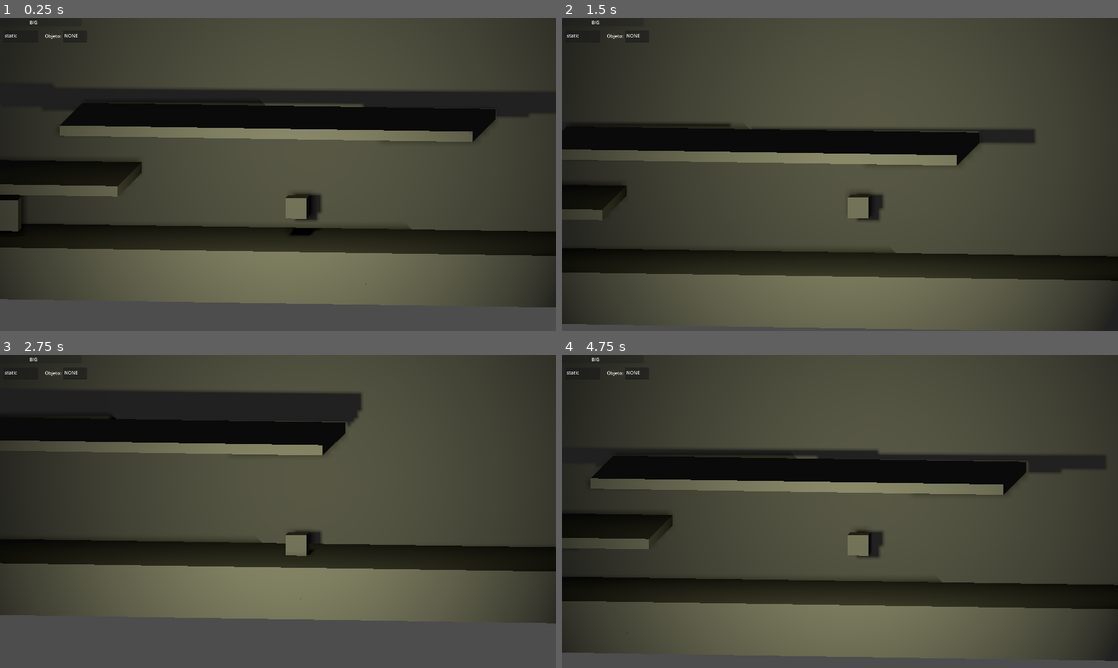
Above: before the commit, frames 1-4 (two rows, left to right).
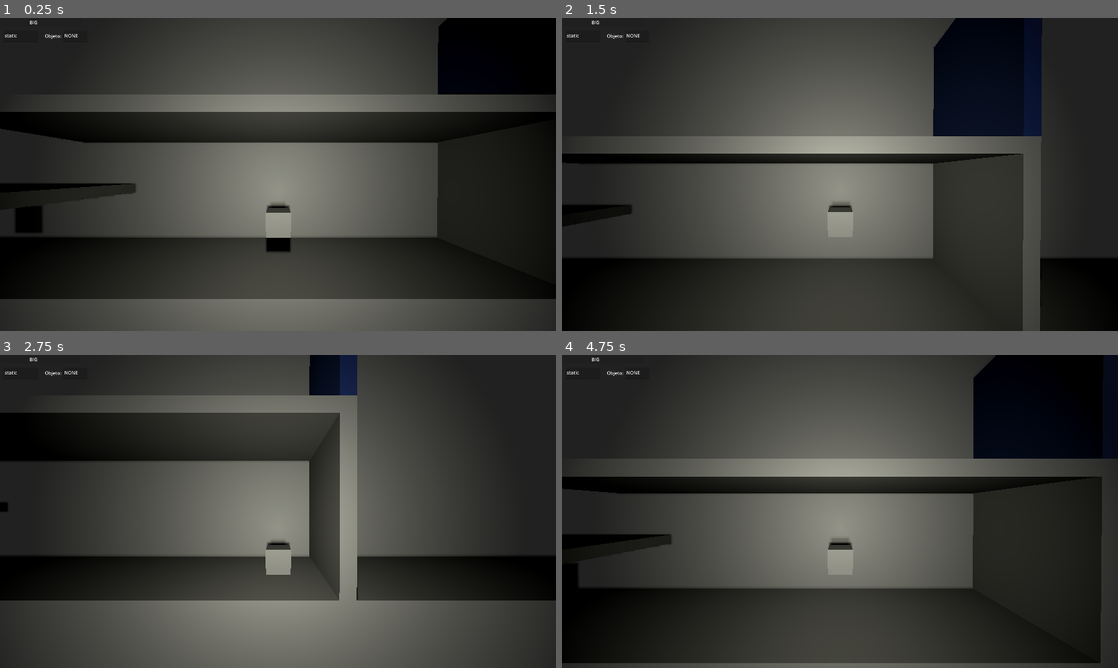
Above: after the commit, the same moments.

Repository: Isaac-Salas/GameOff2023
Game: Godot game, scene res://Levels/Level_0_tutorial.tscn
The game is run twice, just before and just after one commit, with the same random seed, the same clock (stepped at 60 frames per second) and the same inputs. This scene is started directly instead of the project's main scene.
Inputs:
- Up to frame 1 (0.25 s): no input
- Up to frame 2 (1.5 s): tap Enter (ui_accept) at 0.5, 0.77 s; hold Right (ui_right) 0.53-1.28 s; hold X 0.53-1.28 s; hold Down (ui_down) from 1.28 s (still down); tap Z at 1.35 s
- Up to frame 3 (2.75 s): tap Enter (ui_accept) at 1.52 s; release Down (ui_down) at 2.03 s; hold Right (ui_right) from 2.03 s (still down); hold C from 2.03 s (still down)
- Up to frame 4 (4.75 s): release Right (ui_right) at 2.78 s; release C at 2.78 s; hold Up (ui_up) 2.78-3.53 s; tap X at 2.85 s; tap Enter (ui_accept) at 3.02, 3.77, 4.52 s; hold Z 3.53-4.28 s; hold Left (ui_left) from 3.53 s (still down); tap C at 4.35 s

The runs differ from the first frame. In frame 1, 59% of the frame differs, in the area x 0-100%, y 0-100%; in frame 2, 56%; in frame 3, 51%; in frame 4, 59%.

Commit message:
Some changes

Diff:
--- a/Levels/Level_0_tutorial.tscn
+++ b/Levels/Level_0_tutorial.tscn
@@ -1,10 +1,13 @@
-[gd_scene load_steps=7 format=3 uid="uid://gfqikhbbes3c"]
+[gd_scene load_steps=10 format=3 uid="uid://bllgeqfqfn5us"]
 
 [ext_resource type="PackedScene" uid="uid://dmiqo1mi1uic0" path="res://NPCs/SimpleCube.tscn" id="1_e423e"]
 [ext_resource type="PackedScene" uid="uid://dfesb1kbd4d35" path="res://Player/PlayerTest.tscn" id="2_j3s68"]
 [ext_resource type="Script" path="res://ScriptsAux/CameraTest.gd" id="3_vkrly"]
 [ext_resource type="PackedScene" uid="uid://b8uiphfwfgnq2" path="res://UI/ui.tscn" id="4_hnf06"]
 [ext_resource type="PackedScene" uid="uid://ccd0mnyoukcva" path="res://GridMaps/Floor.tscn" id="5_kexi1"]
+[ext_resource type="PackedScene" uid="uid://i3q7kyt2yprg" path="res://level_design_objects/Door.tscn" id="6_n8a4u"]
+[ext_resource type="PackedScene" uid="uid://8s4icav3lfbd" path="res://level_design_objects/Button.tscn" id="7_q3wgi"]
+[ext_resource type="PackedScene" uid="uid://cx46mlukul3fs" path="res://Pickups/PickObject.tscn" id="8_7dfna"]
 
 [sub_resource type="GDScript" id="GDScript_j1kna"]
 script/source = "extends Node3D
@@ -47,53 +50,57 @@
 transform = Transform3D(1, 0, 0, 0, 1, 0, 0, 0, 1, -2.98, 6.127, 0)
 axis_lock_linear_z = true
 
-[node name="Camera3D2" type="Camera3D" parent="Player"]
-transform = Transform3D(0.992546, -0.0148521, 0.120961, 3.46187e-16, 0.992546, 0.121869, -0.121869, -0.120961, 0.985148, 0, 5, 15)
-projection = 1
+[node name="Camera3D3" type="Camera3D" parent="Player"]
+transform = Transform3D(1, 0, 0, 0, 0.999982, 0.00607368, 0, -0.00607368, 0.999982, 0, 4.16689, 15.2937)
+doppler_tracking = 2
 current = true
-fov = 157.0
+fov = 82.1
 size = 30.0
 near = 0.001
 script = ExtResource("3_vkrly")
 
-[node name="DirectionalLight3D" type="DirectionalLight3D" parent="Player/Camera3D2"]
+[node name="DirectionalLight3D" type="DirectionalLight3D" parent="Player/Camera3D3"]
+transform = Transform3D(1, 0, 0, 0, 0.999982, -0.00607368, 0, 0.00607368, 0.999982, 0, 0, 0)
 light_energy = 0.05
 shadow_enabled = true
 shadow_transmittance_bias = -0.07
 shadow_blur = 0.5
 sky_mode = 1
 
-[node name="SpotLight3D" type="SpotLight3D" parent="Player/Camera3D2"]
-transform = Transform3D(0.996195, -0.00759612, -0.0868241, -1.61953e-09, 0.996195, -0.0871557, 0.0871557, 0.0868241, 0.992404, -2.437, -2.419, 25)
-light_color = Color(1, 1, 0.709804, 1)
+[node name="SpotLight3D" type="SpotLight3D" parent="Player/Camera3D3"]
+transform = Transform3D(1, 0, 0, 0, 0.996052, 0.0887726, 0, -0.0887726, 0.996052, 0, 0, 0)
+light_color = Color(0.996078, 1, 0.905882, 1)
 light_energy = 16.0
 light_indirect_energy = 3.83
 light_volumetric_fog_energy = 16.0
+light_specular = 0.0
 shadow_enabled = true
 shadow_reverse_cull_face = true
-spot_range = 62.0
+spot_range = 40.103
+spot_angle = 59.95
+spot_angle_attenuation = 2.82843
 
 [node name="CanvasLayer" parent="." instance=ExtResource("4_hnf06")]
 
 [node name="Terrain" type="Node3D" parent="."]
 
 [node name="Floor" parent="Terrain" instance=ExtResource("5_kexi1")]
-transform = Transform3D(204, 0, 0, 0, 3, 0, 0, 0, 20, 2.08165e-12, -1, 2.08165e-12)
 
 [node name="Wall_Left" parent="Terrain" instance=ExtResource("5_kexi1")]
-transform = Transform3D(4, 0, 0, 0, 50, 0, 0, 0, 20, -100, 25, 2.08165e-12)
+transform = Transform3D(4, 0, 0, 0, 50, 0, 0, 0, 10, -100, 25, 2.08165e-12)
 
 [node name="Ceil" parent="Terrain" instance=ExtResource("5_kexi1")]
-transform = Transform3D(204, 0, 0, 0, 4, 0, 0, 0, 20, 2.08165e-12, 50, 2.08165e-12)
+transform = Transform3D(204, 0, 0, 0, 4, 0, 0, 0, 10, 2.08165e-12, 50, 2.08165e-12)
 
 [node name="Wall_Right" parent="Terrain" instance=ExtResource("5_kexi1")]
-transform = Transform3D(4, 0, 0, 0, 50, 0, 0, 0, 20, 100, 25, 2.08165e-12)
+transform = Transform3D(4, 0, 0, 0, 50, 0, 0, 0, 10, 100, 25, 2.08165e-12)
 
 [node name="Background" parent="Terrain" instance=ExtResource("5_kexi1")]
-transform = Transform3D(200, 0, 0, 0, 50, 0, 0, 0, 2, 2.08165e-12, 25, -10)
+transform = Transform3D(200, 0, 0, 0, 50, 0, 0, 0, 2, 0, 25, -6)
 
 [node name="Foreground" parent="Terrain" instance=ExtResource("5_kexi1")]
-transform = Transform3D(200, 0, 0, 0, 46, 0, 0, 0, 2, 2.08165e-12, 25, 10)
+transform = Transform3D(200, 0, 0, 0, 50, 0, 0, 0, 2, 0, 25, 6)
+visible = false
 
 [node name="MeshInstance3D" parent="Terrain/Foreground/StaticBody3D" index="1"]
 visible = false
@@ -101,25 +108,38 @@
 [node name="platforms" type="Node3D" parent="Terrain"]
 transform = Transform3D(1, 0, 0, 0, 1, 0, 0, 0, 1, 0, -2, 0)
 
-[node name="Platform" parent="Terrain/platforms" instance=ExtResource("5_kexi1")]
-transform = Transform3D(40, 0, 0, 0, 1, 0, 0, 0, 20, -78.248, 15.2786, -1)
+[node name="Platform4" parent="Terrain/platforms" instance=ExtResource("5_kexi1")]
+transform = Transform3D(40, 0, 0, 0, 1, 0, 0, 0, 10, -39.1569, 9.61485, 2.08165e-12)
 
-[node name="Platform2" parent="Terrain/platforms" instance=ExtResource("5_kexi1")]
-transform = Transform3D(40, 0, 0, 0, 1, 0, 0, 0, 20, -39.1569, 9.61485, 2.08165e-12)
+[node name="Platform5" parent="Terrain/platforms" instance=ExtResource("5_kexi1")]
+transform = Transform3D(40, 0, 0, 0, 1, 0, 0, 0, 10, -4.953, 15.279, 0)
 
-[node name="Platform3" parent="Terrain/platforms" instance=ExtResource("5_kexi1")]
-transform = Transform3D(40, 0, 0, 0, 1, 0, 0, 0, 20, -4.9156, 15.2786, -1)
-
-[node name="Floor2" parent="Terrain" instance=ExtResource("5_kexi1")]
-transform = Transform3D(204, 0, 0, 0, 2, 0, 0, 0, 20, 2.08165e-12, -2, 2.08165e-12)
-
-[node name="Floor3" parent="Terrain" instance=ExtResource("5_kexi1")]
-transform = Transform3D(35, 0, 0, 0, 2, 0, 0, 0, 20, -81, 1, 2.08165e-12)
-
-[node name="Floor4" parent="Terrain" instance=ExtResource("5_kexi1")]
-transform = Transform3D(204, 0, 0, 0, 2, 0, 0, 0, 20, 2.08165e-12, -2, 2.08165e-12)
+[node name="Platform6" parent="Terrain/platforms" instance=ExtResource("5_kexi1")]
+transform = Transform3D(-0.00329494, 1, 0, -11.8, -0.000279232, 0, 0, 0, 10, 15.545, 9.88, 0)
 
 [node name="Floor5" parent="Terrain" instance=ExtResource("5_kexi1")]
-transform = Transform3D(155, 0, 0, 0, 2, 0, 0, 0, 20, 20, 1, 2.08165e-12)
+transform = Transform3D(40, 0, 0, 0, 1, 0, 0, 0, 10, -78.248, 15.279, 0)
+
+[node name="Floor6" parent="Terrain" instance=ExtResource("5_kexi1")]
+transform = Transform3D(204, 0, 0, 0, 2, 0, 0, 0, 10, 0, -1, 0)
+
+[node name="Floor7" parent="Terrain" instance=ExtResource("5_kexi1")]
+transform = Transform3D(35, 0, 0, 0, 2, 0, 0, 0, 10, -81, 1, 2.08165e-12)
+
+[node name="Floor8" parent="Terrain" instance=ExtResource("5_kexi1")]
+transform = Transform3D(204, 0, 0, 0, 2, 0, 0, 0, 10, 2.08165e-12, -2, 2.08165e-12)
+
+[node name="Floor9" parent="Terrain" instance=ExtResource("5_kexi1")]
+transform = Transform3D(155, 0, 0, 0, 2, 0.00226893, 0, -0.000453786, 10, 20, 1, 2.08165e-12)
+
+[node name="Door" parent="." instance=ExtResource("6_n8a4u")]
+transform = Transform3D(-4.37114e-08, 0, 1, 0, 1, 0, -1, 0, -4.37114e-08, 15.545, 13.778, 5)
+
+[node name="Button" parent="." instance=ExtResource("7_q3wgi")]
+transform = Transform3D(5, 0, 0, 0, 5, 0, 0, 0, 5, -85.7361, 15.9423, 0)
+
+[node name="Pickable" parent="." instance=ExtResource("8_7dfna")]
+transform = Transform3D(3, 0, 0, 0, 3, 0, 0, 0, 3, -33.008, 17.851, 0)
 
 [editable path="Terrain/Foreground"]
+[editable path="Button"]
--- /dev/null
+++ b/level_design_objects/Button.gd
@@ -0,0 +1,12 @@
+extends StaticBody3D
+@onready var anim = $AnimationPlayer
+func _ready():
+	anim.play("Pressed Up")
+
+func _on_button_hitbox_body_entered(body):
+	if body.name != "ButCol":
+		anim.play("Pressed Down")
+
+func _on_button_hitbox_body_exited(body):
+	if body.name != "ButCol":
+		anim.play("Pressed Up")
--- /dev/null
+++ b/level_design_objects/Button.tscn
@@ -0,0 +1,147 @@
+[gd_scene load_steps=13 format=3 uid="uid://8s4icav3lfbd"]
+
+[ext_resource type="Script" path="res://level_design_objects/Button.gd" id="1_yqta4"]
+
+[sub_resource type="StandardMaterial3D" id="StandardMaterial3D_slk0i"]
+albedo_color = Color(0.176471, 0.239216, 0.45098, 1)
+
+[sub_resource type="BoxMesh" id="BoxMesh_1l4hn"]
+material = SubResource("StandardMaterial3D_slk0i")
+size = Vector3(1, 0.1, 1)
+
+[sub_resource type="StandardMaterial3D" id="StandardMaterial3D_7udn0"]
+albedo_color = Color(0.784314, 0.0784313, 0.0784313, 1)
+emission = Color(0.627451, 0, 0, 1)
+
+[sub_resource type="CylinderMesh" id="CylinderMesh_j5eeq"]
+material = SubResource("StandardMaterial3D_7udn0")
+height = 0.0
+radial_segments = 8
+
+[sub_resource type="CylinderShape3D" id="CylinderShape3D_js7wv"]
+height = 0.2
+
+[sub_resource type="Animation" id="Animation_86w71"]
+resource_name = "Pressed Down"
+length = 0.3
+tracks/0/type = "value"
+tracks/0/imported = false
+tracks/0/enabled = true
+tracks/0/path = NodePath("Button:position")
+tracks/0/interp = 1
+tracks/0/loop_wrap = true
+tracks/0/keys = {
+"times": PackedFloat32Array(0, 0.2),
+"transitions": PackedFloat32Array(1, 1),
+"update": 0,
+"values": [Vector3(0, 0.136475, 0), Vector3(0, 0.010619, 0)]
+}
+tracks/1/type = "bezier"
+tracks/1/imported = false
+tracks/1/enabled = true
+tracks/1/path = NodePath("Button:mesh:height")
+tracks/1/interp = 1
+tracks/1/loop_wrap = true
+tracks/1/keys = {
+"handle_modes": PackedInt32Array(0, 0),
+"points": PackedFloat32Array(0.2, -0.25, 0, 0.25, 0, 0.1, -0.25, 0, 0.25, 0),
+"times": PackedFloat32Array(0, 0.3)
+}
+
+[sub_resource type="Animation" id="Animation_xpm3c"]
+resource_name = "Pressed Up"
+length = 0.3
+tracks/0/type = "value"
+tracks/0/imported = false
+tracks/0/enabled = true
+tracks/0/path = NodePath("Button:position")
+tracks/0/interp = 1
+tracks/0/loop_wrap = true
+tracks/0/keys = {
+"times": PackedFloat32Array(0, 0.2),
+"transitions": PackedFloat32Array(1, 1),
+"update": 0,
+"values": [Vector3(0, 0.010619, 0), Vector3(0, 0.136475, 0)]
+}
+tracks/1/type = "bezier"
+tracks/1/imported = false
+tracks/1/enabled = true
+tracks/1/path = NodePath("Button:mesh:height")
+tracks/1/interp = 1
+tracks/1/loop_wrap = true
+tracks/1/keys = {
+"handle_modes": PackedInt32Array(0, 0),
+"points": PackedFloat32Array(0.1, -0.25, 0, 0.25, 0, 0.2, -0.25, 0, 0.25, 0),
+"times": PackedFloat32Array(0, 0.3)
+}
+
+[sub_resource type="Animation" id="Animation_ge7ve"]
+length = 0.001
+tracks/0/type = "bezier"
+tracks/0/imported = false
+tracks/0/enabled = true
+tracks/0/path = NodePath("Button:mesh:height")
+tracks/0/interp = 1
+tracks/0/loop_wrap = true
+tracks/0/keys = {
+"handle_modes": PackedInt32Array(0),
+"points": PackedFloat32Array(0, -0.25, 0, 0.25, 0),
+"times": PackedFloat32Array(0)
+}
+tracks/1/type = "value"
+tracks/1/imported = false
+tracks/1/enabled = true
+tracks/1/path = NodePath("Button:position")
+tracks/1/interp = 1
+tracks/1/loop_wrap = true
+tracks/1/keys = {
+"times": PackedFloat32Array(0),
+"transitions": PackedFloat32Array(1),
+"update": 0,
+"values": [Vector3(0, 0.010619, 0)]
+}
+
+[sub_resource type="AnimationLibrary" id="AnimationLibrary_vkulr"]
+_data = {
+"Pressed Down": SubResource("Animation_86w71"),
+"Pressed Up": SubResource("Animation_xpm3c"),
+"RESET": SubResource("Animation_ge7ve")
+}
+
+[sub_resource type="BoxShape3D" id="BoxShape3D_wdtmy"]
+size = Vector3(1, 0.1, 1)
+
+[sub_resource type="CylinderShape3D" id="CylinderShape3D_cq7wl"]
+height = 0.2
+
+[node name="Button" type="StaticBody3D"]
+script = ExtResource("1_yqta4")
+
+[node name="Base" type="MeshInstance3D" parent="."]
+mesh = SubResource("BoxMesh_1l4hn")
+
+[node name="Button" type="MeshInstance3D" parent="."]
+transform = Transform3D(1, 0, 0, 0, 1, 0, 0, 0, 1, 0, 0.010619, 0)
+mesh = SubResource("CylinderMesh_j5eeq")
+
+[node name="ButCol" type="StaticBody3D" parent="Button"]
+
+[node name="CollisionShape3D" type="CollisionShape3D" parent="Button/ButCol"]
+shape = SubResource("CylinderShape3D_js7wv")
+
+[node name="AnimationPlayer" type="AnimationPlayer" parent="."]
+libraries = {
+"": SubResource("AnimationLibrary_vkulr")
+}
+
+[node name="BaseHitbox" type="CollisionShape3D" parent="."]
+shape = SubResource("BoxShape3D_wdtmy")
+
+[node name="ButtonHitbox" type="Area3D" parent="."]
+transform = Transform3D(1, 0, 0, 0, 1, 0, 0, 0, 1, 0, 0.16133, 0)
+
+[node name="CollisionShape3D" type="CollisionShape3D" parent="ButtonHitbox"]
+shape = SubResource("CylinderShape3D_cq7wl")
+
+[connection signal="body_entered" from="ButtonHitbox" to="." method="_on_button_hitbox_body_entered"]
+[connection signal="body_exited" from="ButtonHitbox" to="." method="_on_button_hitbox_body_exited"]
--- /dev/null
+++ b/level_design_objects/Door.gd
@@ -0,0 +1,6 @@
+extends StaticBody3D
+var isOpen = false
+var inAnimation = false
+@onready var anim = $AnimationPlayer
+func interact():
+	anim.propert
--- /dev/null
+++ b/level_design_objects/Door.tscn
@@ -0,0 +1,94 @@
+[gd_scene load_steps=9 format=3 uid="uid://i3q7kyt2yprg"]
+
+[ext_resource type="Script" path="res://level_design_objects/Door.gd" id="1_2pxd8"]
+
+[sub_resource type="StandardMaterial3D" id="StandardMaterial3D_6y2g5"]
+albedo_color = Color(0.176471, 0.239216, 0.45098, 1)
+
+[sub_resource type="BoxMesh" id="BoxMesh_mgd3i"]
+material = SubResource("StandardMaterial3D_6y2g5")
+size = Vector3(10, 12, 1)
+
+[sub_resource type="BoxShape3D" id="BoxShape3D_dflmi"]
+size = Vector3(10, 12, 1)
+
+[sub_resource type="Animation" id="Animation_2mjnp"]
+resource_name = "Open Door"
+length = 0.5
+tracks/0/type = "value"
+tracks/0/imported = false
+tracks/0/enabled = true
+tracks/0/path = NodePath(".:rotation")
+tracks/0/interp = 1
+tracks/0/loop_wrap = true
+tracks/0/keys = {
+"times": PackedFloat32Array(0, 0.5),
+"transitions": PackedFloat32Array(1, 1),
+"update": 0,
+"values": [Vector3(0, 0, 0), Vector3(0, 1.5708, 0)]
+}
+
+[sub_resource type="Animation" id="Animation_v13hn"]
+length = 0.001
+tracks/0/type = "value"
+tracks/0/imported = false
+tracks/0/enabled = true
+tracks/0/path = NodePath(".:rotation")
+tracks/0/interp = 1
+tracks/0/loop_wrap = true
+tracks/0/keys = {
+"times": PackedFloat32Array(0),
+"transitions": PackedFloat32Array(1),
+"update": 0,
+"values": [Vector3(0, 0, 0)]
+}
+tracks/1/type = "bezier"
+tracks/1/imported = false
+tracks/1/enabled = true
+tracks/1/path = NodePath(".:rotation:y")
+tracks/1/interp = 1
+tracks/1/loop_wrap = true
+tracks/1/keys = {
+"handle_modes": PackedInt32Array(0),
+"points": PackedFloat32Array(1.5708, -0.25, 0, 0.25, 0),
+"times": PackedFloat32Array(0)
+}
+
+[sub_resource type="Animation" id="Animation_kfsjl"]
+resource_name = "Close Door"
+length = 0.5
+tracks/0/type = "bezier"
+tracks/0/imported = false
+tracks/0/enabled = true
+tracks/0/path = NodePath(".:rotation:y")
+tracks/0/interp = 1
+tracks/0/loop_wrap = true
+tracks/0/keys = {
+"handle_modes": PackedInt32Array(0, 0),
+"points": PackedFloat32Array(1.5708, -0.25, 0, 0.25, 0, 0, -0.25, 0, 0.25, 0),
+"times": PackedFloat32Array(0, 0.5)
+}
+
+[sub_resource type="AnimationLibrary" id="AnimationLibrary_mo21i"]
+_data = {
+"Close Door": SubResource("Animation_kfsjl"),
+"Open Door": SubResource("Animation_2mjnp"),
+"RESET": SubResource("Animation_v13hn")
+}
+
+[node name="Door" type="StaticBody3D"]
+transform = Transform3D(-4.37114e-08, 0, 1, 0, 1, 0, -1, 0, -4.37114e-08, 0, 0, 0)
+script = ExtResource("1_2pxd8")
+
+[node name="MeshInstance3D" type="MeshInstance3D" parent="."]
+transform = Transform3D(1, 0, 0, 0, 1, 0, 0, 0, 1, 5, 6, 0)
+mesh = SubResource("BoxMesh_mgd3i")
+
+[node name="CollisionShape3D" type="CollisionShape3D" parent="."]
+transform = Transform3D(1, 0, 0, 0, 1, 0, 0, 0, 1, 5, 6, 0)
+shape = SubResource("BoxShape3D_dflmi")
+
+[node name="AnimationPlayer" type="AnimationPlayer" parent="."]
+libraries = {
+"": SubResource("AnimationLibrary_mo21i")
+}
